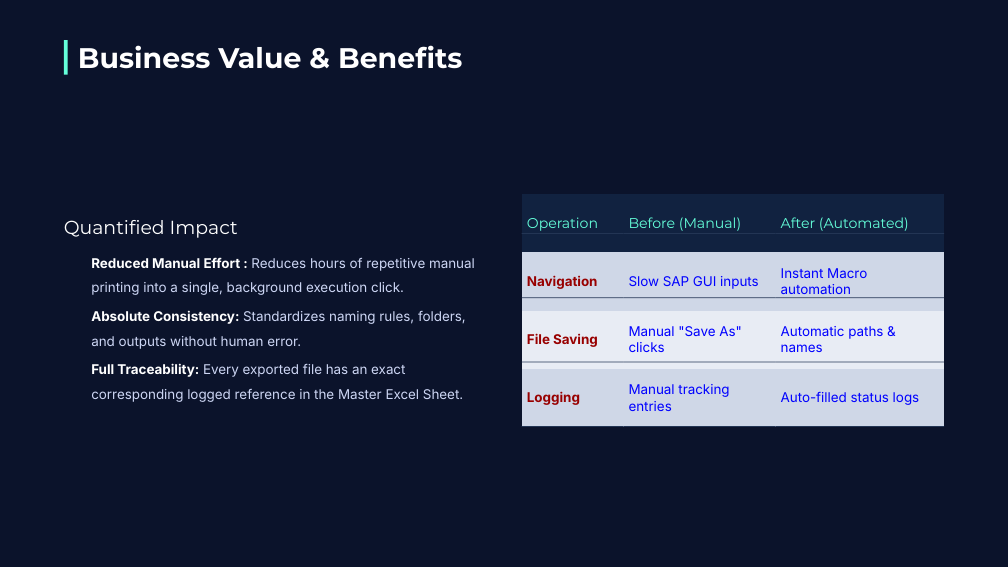
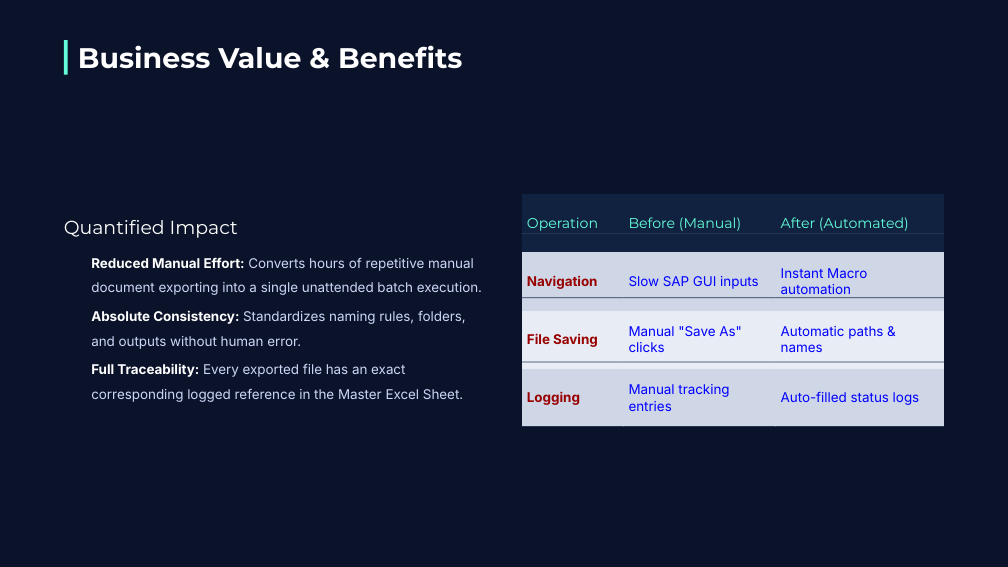
Before and after one commit to seungtaemoon/Portfolio, a slide deck: slide 4 of vba-sap-document-batch-export/Resources/Project_presentation_slides.pptx. Drawn at 1008x567 pixels with LibreOffice and Linux fonts; fonts in the diff are those of the drawing; background and template pictures are left out. Boxes give left, top, right and bottom in pixels: in the first picture for what was removed or moved away, otherwise in the second. Text is boxed around its words. In the diff, an @@ line names an element or a change of style, - is before the commit and + after.

Commit message:
Updated final project slides

```diff
--- a/vba-sap-document-batch-export/Resources/Project_presentation_slides.pptx
+++ b/vba-sap-document-batch-export/Resources/Project_presentation_slides.pptx
@@ text at box(91, 257, 482, 295): text changed @@
-Reduced Manual Effort : Reduces hours of repetitive manual printing into a single, background execution click.
+Reduced Manual Effort: Converts hours of repetitive manual document exporting into a single unattended batch execution.
```
